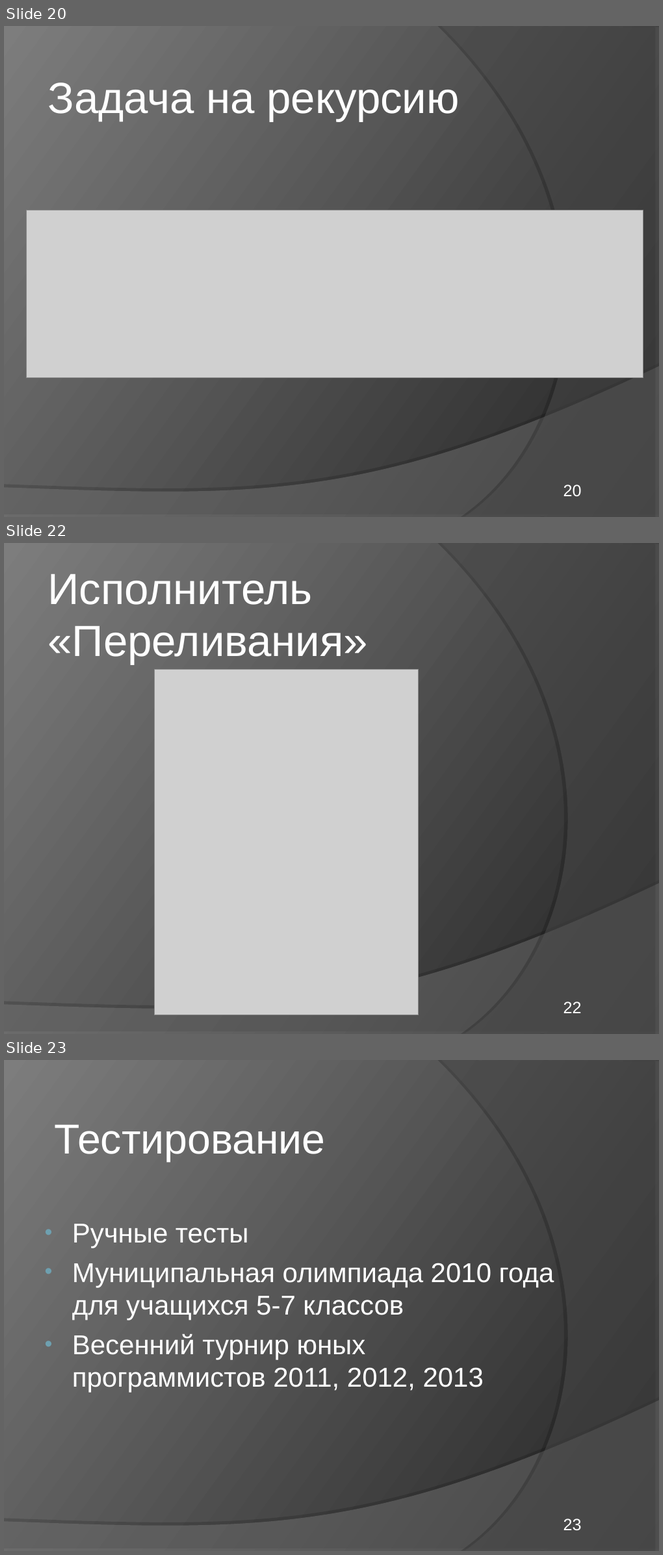
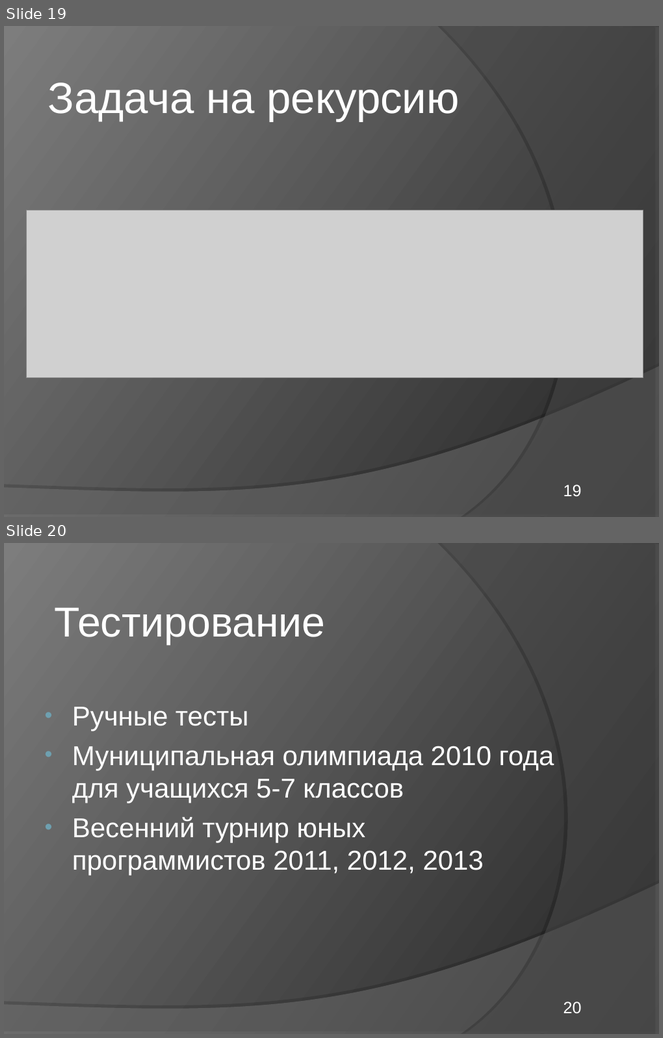
Before and after one commit to elvslv/DiplomaReport, a slide deck: C8503A_Vasilyeva_presentation.ppt. Shown one above the other, each under a label of ours: slides 20, 22 and 23 before the commit, slides 19 and 20 after it; the slides between them are not shown. The pictures are 663x1555 and 663x1038 pixels, drawn with LibreOffice and Linux fonts; fonts in the diff are those of the drawing; grey boxes stand for pictures. Boxes give left, top, right and bottom in pixels: in the first picture for what was removed or moved away, otherwise in the second. Text is boxed around its words. In the diff, an @@ line names an element or a change of style, - is before the commit and + after.

```diff
--- a/C8503A_Vasilyeva_presentation.ppt
+++ b/C8503A_Vasilyeva_presentation.ppt
@@ slide 22 removed at [4,543,659,1034], background gradient #242424 to #7D7D7D; not listed: 2 template elements that a slide beside it also shows @@
@@ text removed at [48,574,369,665] @@
-Исполнитель «Переливания»
@@ picture removed at [154,670,418,1016] @@
@@ page number removed at [564,1002,582,1014] @@
-22
@@ what was slide 20 is now slide 19 @@
@@ page number at [564,485,582,497]: text changed @@
-20
+19
@@ what was slide 23 is now slide 20 @@
@@ page number at [564,1002,582,1014]: text changed @@
-23
+20
```
Also in this commit, not shown: 4 slides changed, 3 slides added, 5 other slides removed, 1 other file.
